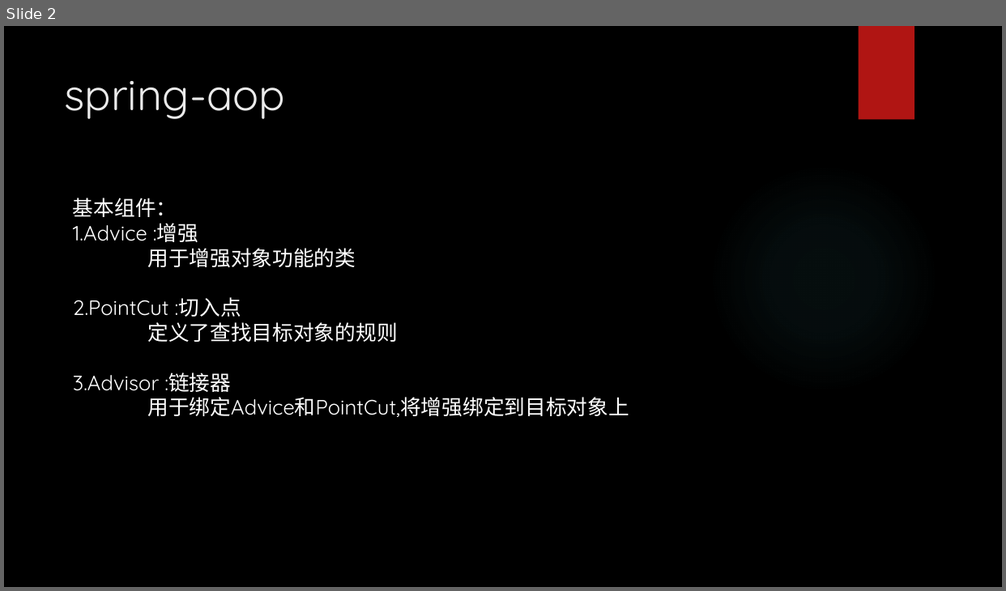
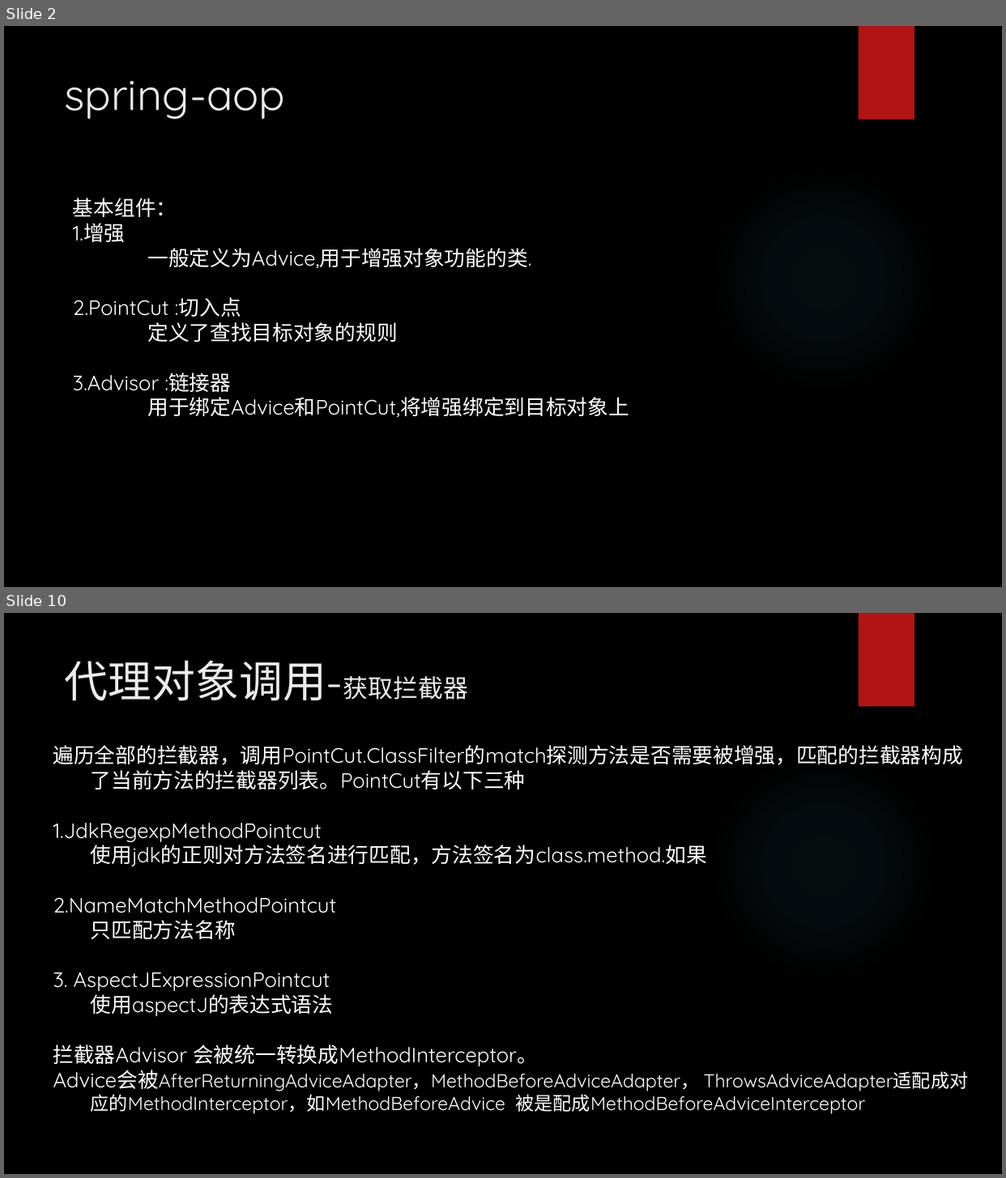
Before and after one commit to liuniudun/doc, a slide deck: Spring-aop.pptx. Shown one above the other, each under a label of ours: slide 2 before the commit, slides 2 and 10 after it; the slides between them are not shown. The pictures are 1006x591 and 1006x1178 pixels, drawn with LibreOffice and Linux fonts; fonts in the diff are those of the drawing; background and template pictures are left out. Boxes give left, top, right and bottom in pixels: in the first picture for what was removed or moved away, otherwise in the second. Text is boxed around its words. In the diff, an @@ line names an element or a change of style, - is before the commit and + after.

```diff
--- a/Spring-aop.pptx
+++ b/Spring-aop.pptx
@@ slide 10 added at (4,613,1002,1174), background picture (left out); not listed: 2 template elements that a slide beside it also shows @@
@@ title added at (65,660,468,701), 42 pt, text #EBEBEB @@
+代理对象调用-获取拦截器
@@ text added at (53,745,963,1114), 20 pt, text #FFFFFF @@
+遍历全部的拦截器，调用PointCut.ClassFilter的match探测方法是否需要被增强，匹配的拦截器构成了当前方法的拦截器列表。PointCut有以下三种
+1.JdkRegexpMethodPointcut
+使用jdk的正则对方法签名进行匹配，方法签名为class.method.如果
+2.NameMatchMethodPointcut
+只匹配方法名称
+3. AspectJExpressionPointcut
+使用aspectJ的表达式语法
+拦截器Advisor 会被统一转换成MethodInterceptor。
+Advice会被AfterReturningAdviceAdapter，MethodBeforeAdviceAdapter， ThrowsAdviceAdapter适配成对应的MethodInterceptor，如MethodBeforeAdvice 被是配成MethodBeforeAdviceInterceptor
@@ slide 2 changed as well @@
@@ text at (73,223,531,268): text changed @@
-1.Advice :增强
-用于增强对象功能的类
+1.增强
+一般定义为Advice,用于增强对象功能的类.
```
Also in this commit, not shown: 1 other slide changed, 9 other slides added, 1 other file.
